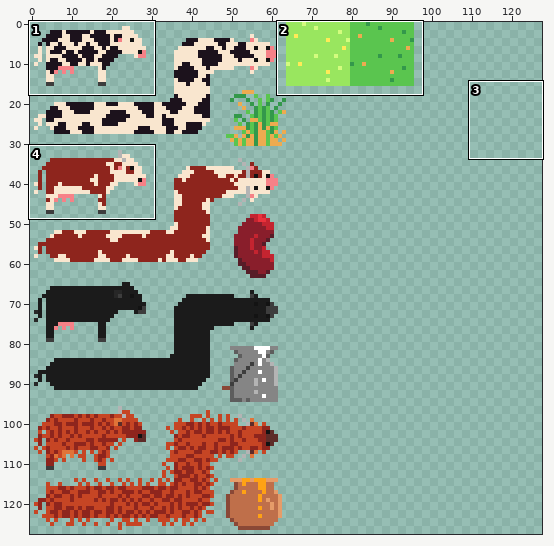
Edited in one commit: sprite sheet (public/sprite.png). The picture above shows the old version from afar; the outline marks the close-up.
Close-up. The starting point:
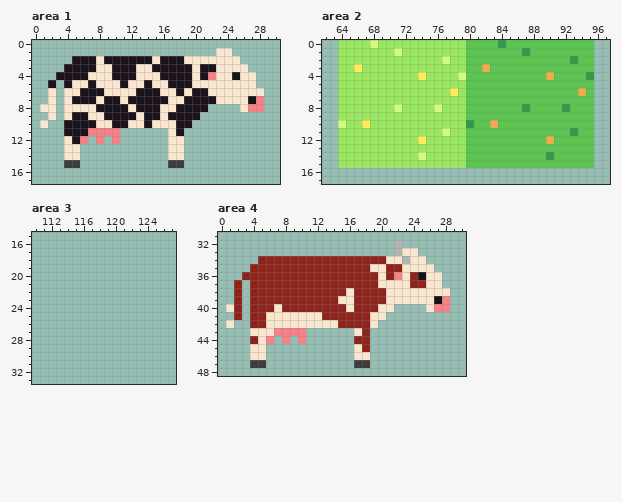
The file is 256x256 pixels, drawn in blocks of 2x2; one block is one cell here. Shown: area 1: x 0..30, y 0..17; area 2: x 62..97, y 0..17; area 3: x 110..127, y 15..33; area 4: x 0..30, y 31..48. The commit also changed other parts of the picture, which this record leaves out.
After:
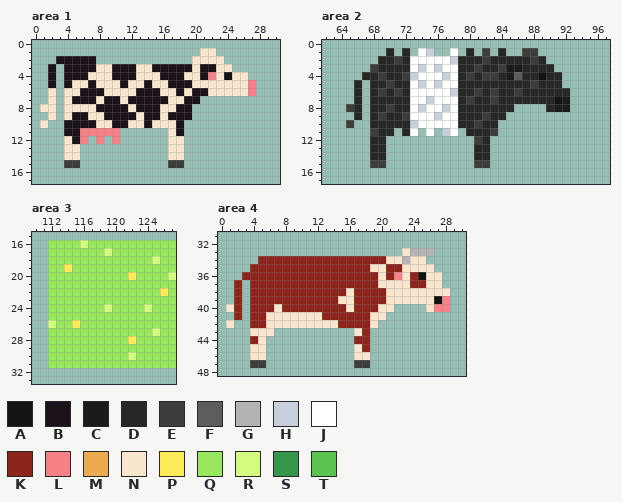
Palette (. is transparent): A #131313  B #1c121c  C #1b1b1b  D #272727  E #3d3d3d  F #5d5d5d  G #b4b4b4  H #c7cfdd  J #ffffff  K #8e251d  L #f68187  M #edab50  N #f9e6cf  P #ffeb57  Q #99e65f  R #d3fc7e  S #33984b  T #5ac54f
The edit:
Changed rows in their new state; - is an unchanged pixel.
Area 1:
first column x 2:
 1 -------------------NN..----
 2 -BB---............----..---
 3 B----------------------..--
 4 B.---------------N----AN-.-
 5 -------------------------L-
 6 -------------------------L.
 7 -------------------........
 8 ------------------..----...
 9 ------------------.--------
10 -----------------.---------
11 ----L----------------------
Area 2:
first column x 64:
 0 ................................
 1 ......D.D.JH..J.D.E.D..EE.......
 2 .....DDEDJJJJJHDDDEDDDDDED......
 3 ....EDDDDJHJHJJDDEDDECCDDDD.....
 4 ...DDEDDEHJJJHJDEDEEDCFDDADD....
 5 ..D.DDEDDJHJHJJDDDDDDDDDEDDD....
 6 ..D.DEDEDJJJJJHDDEDEDDEDDDDDD...
 7 ..D.DDDDDJJHJJJDEDDEDDDDDDDAC...
 8 .ED.DDEDDJHJJHJDDDDDDD....DCC...
 9 ..D.DEDDEJJJHJJDDDEDD...........
10 .E..DDDDDHJJJJJDDEDD............
11 ....EDD.DJ.J.HJ.DDDE............
12 ....DD...........ED.............
13 ....DD...........DD.............
14 ....DD...........DD.............
15 ....EE...........EE.............
Area 3:
first column x 112:
16 QQQQRQQQQQQQQQQQ
17 QQQQQQQRQQQQQQQQ
18 QQQQQQQQQQQQQRQQ
19 QQPQQQQQQQQQQQQQ
20 QQQQQQQQQQPQQQQR
21 QQQQQQQQQQQQQQQQ
22 QQQQQQQQQQQQQQPQ
23 QQQQQQQQQQQQQQQQ
24 QQQQQQQRQQQQRQQQ
25 QQQQQQQQQQQQQQQQ
26 RQQPQQQQQQQQQQQQ
27 QQQQQQQQQQQQQRQQ
28 QQQQQQQQQQPQQQQQ
29 QQQQQQQQQQQQQQQQ
30 QQQQQQQQQQRQQQQQ
31 QQQQQQQQQQQQQQQQ
Area 4:
first column x 22:
32 .----
33 .-GGG
first column x 6:
43 -....
44 .-.-.
Pixel boxes of the changes (left, top, right, bottom) in both close-ups:
changed: (48, 48, 264, 128)
changed: (80, 128, 88, 136)
changed: (338, 40, 594, 168)
added: (48, 240, 176, 368)
changed: (394, 240, 434, 256)
erased: (266, 328, 306, 344)
